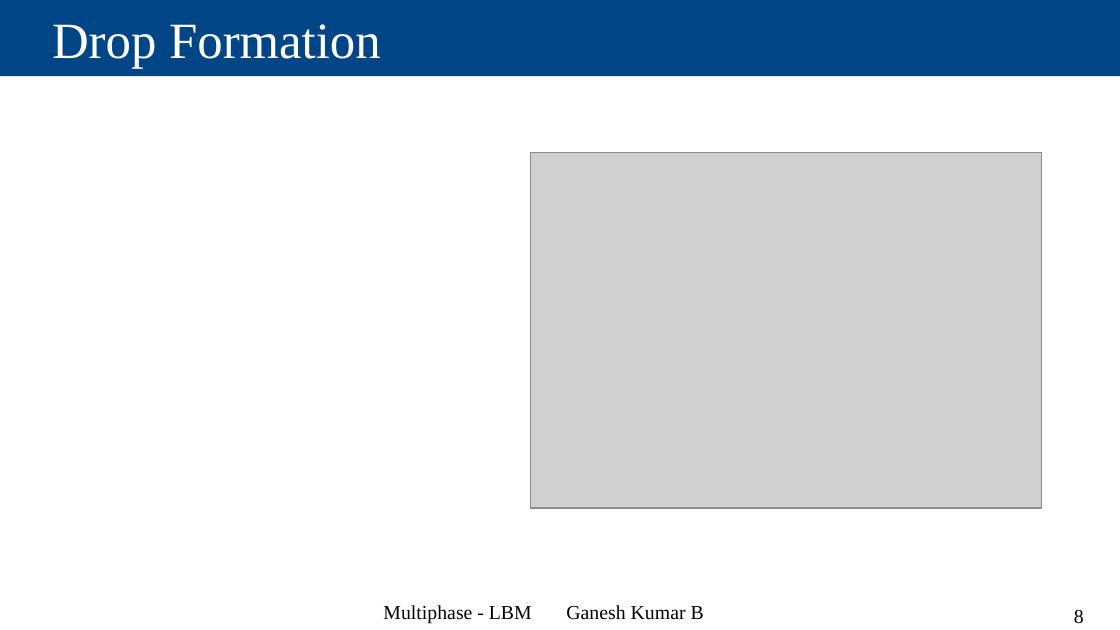
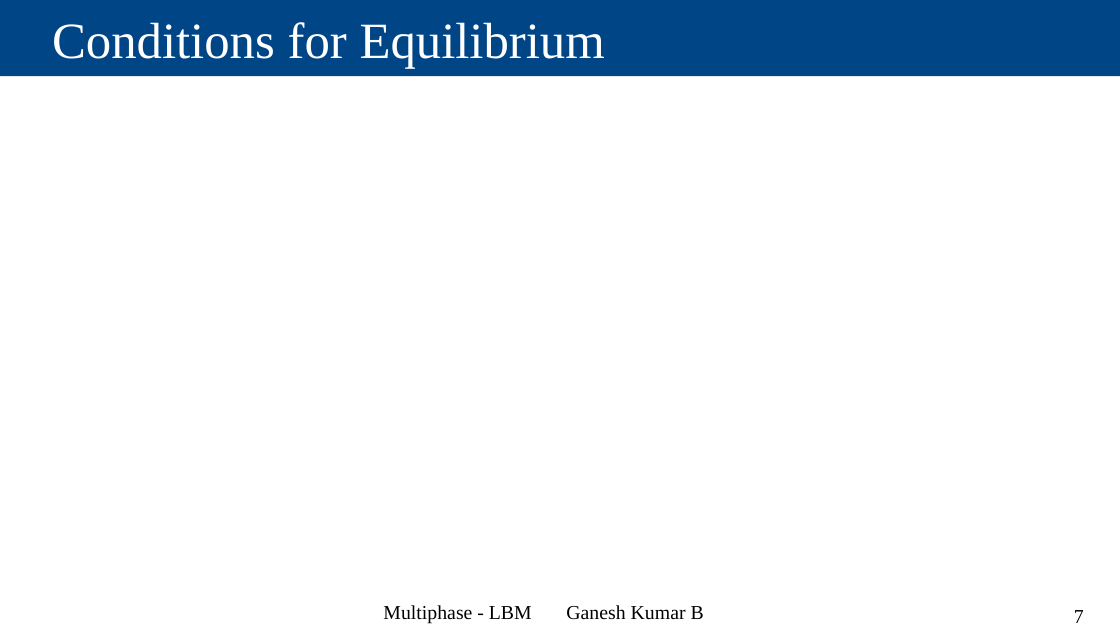
Before and after one commit to Ganesh-Kumar-B/multiphase_ppts, a slide deck: slide 7 of Multiphase_LBM.odp (slide 8 before the commit). Drawn at 1120x630 pixels with LibreOffice and Linux fonts; fonts in the diff are those of the drawing; grey boxes stand for pictures. Boxes give left, top, right and bottom in pixels: in the first picture for what was removed or moved away, otherwise in the second. Text is boxed around its words. In the diff, an @@ line names an element or a change of style, - is before the commit and + after.

```diff
--- a/Multiphase_LBM.odp
+++ b/Multiphase_LBM.odp
@@ title at (52,22,605,68): text changed @@
-Drop Formation
+Conditions for Equilibrium
@@ picture removed at (531,152,1042,508) @@
@@ page number at (1074,610,1084,623): text changed @@
-8
+7
```
Also in this commit, not shown: 9 other slides changed, 1 slide added.
